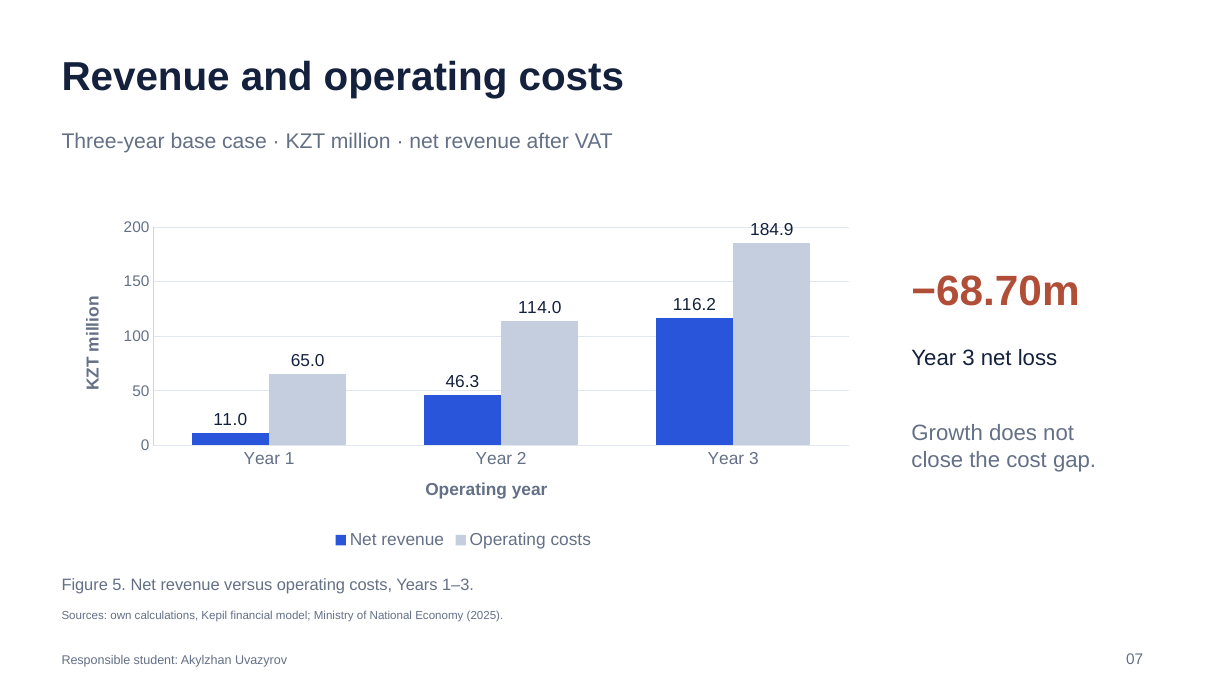
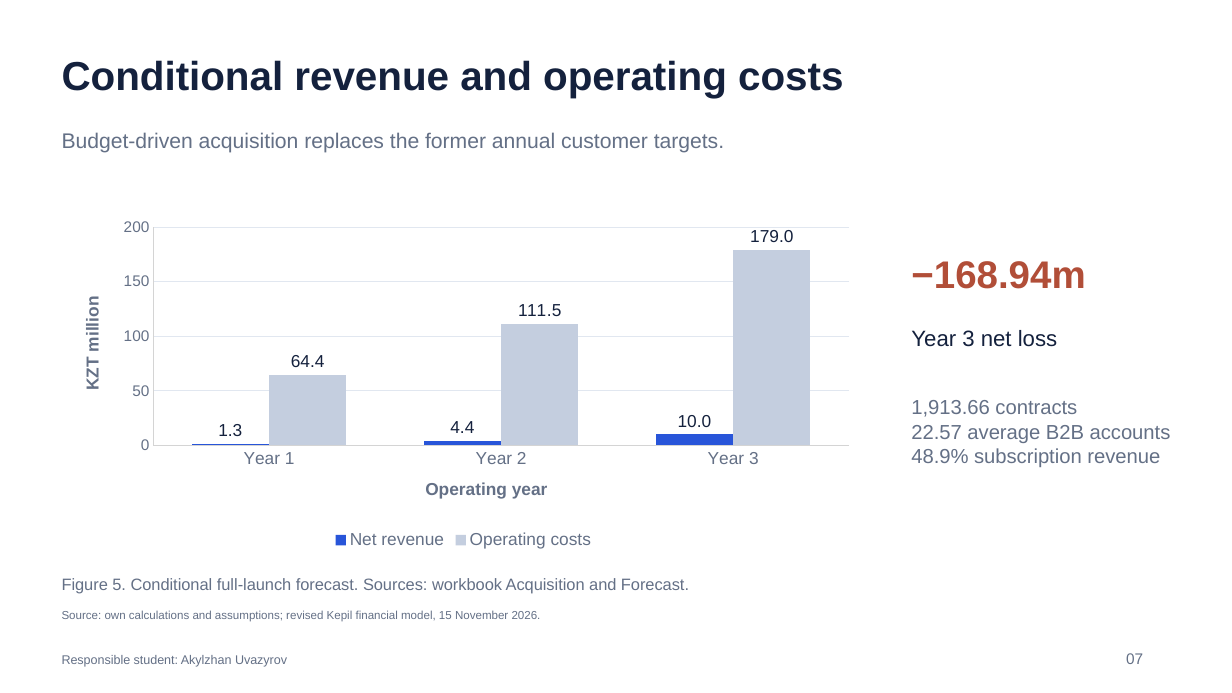
Before and after one commit to Arlan-prog/FinanceFinal, a slide deck: slide 7 of Final_Project_Presentation.pptx. Drawn at 1232x693 pixels with LibreOffice and Linux fonts; fonts in the diff are those of the drawing. Boxes give left, top, right and bottom in pixels: in the first picture for what was removed or moved away, otherwise in the second. Text is boxed around its words. In the diff, an @@ line names an element or a change of style, - is before the commit and + after.

Commit message:
Revise acquisition model, financial feasibility and final defense materials

```diff
--- a/Final_Project_Presentation.pptx
+++ b/Final_Project_Presentation.pptx
@@ text at bbox=[62, 60, 843, 98]: text changed @@
-Revenue and operating costs
+Conditional revenue and operating costs
@@ text at bbox=[62, 132, 724, 153]: text changed @@
-Three-year base case · KZT million · net revenue after VAT
+Budget-driven acquisition replaces the former annual customer targets.
@@ column chart at bbox=[62, 212, 866, 554] @@
@@ Net revenue, Year 1: 11 to 1.3 @@
@@ Net revenue, Year 2: 46.3 to 4.4 @@
@@ Net revenue, Year 3: 116.2 to 10 @@
@@ Operating costs, Year 1: 65 to 64.4 @@
@@ Operating costs, Year 2: 114 to 111.5 @@
@@ Operating costs, Year 3: 184.9 to 179 @@
@@ category axis title "Operating year" to "Operating year " @@
@@ value axis title "KZT million" to "KZT million " @@
@@ category axis changed @@
@@ text at bbox=[911, 261, 1085, 289]: text changed; size 33 to 30 pt @@
-−68.70m
+−168.94m
@@ text "Year 3 net loss": place and size @@
-text "Year 3 net loss" at bbox=[911, 349, 1057, 366]
+text "Year 3 net loss" at bbox=[911, 330, 1057, 347]
@@ text at bbox=[911, 400, 1171, 467]: text changed; size 17.2 to 15.8 pt @@
-Growth does not
-close the cost gap.
+1,913.66 contracts
+22.57 average B2B accounts
+48.9% subscription revenue
@@ text at bbox=[62, 578, 689, 594]: text changed @@
-Figure 5. Net revenue versus operating costs, Years 1–3.
+Figure 5. Conditional full-launch forecast. Sources: workbook Acquisition and Forecast.
@@ text at bbox=[62, 610, 541, 622]: text changed @@
-Sources: own calculations, Kepil financial model; Ministry of National Economy (2025).
+Source: own calculations and assumptions; revised Kepil financial model, 15 November 2026.
```
Also in this commit, not shown: 8 other slides changed, 7 slides added, 4 slides removed, 17 other files.
